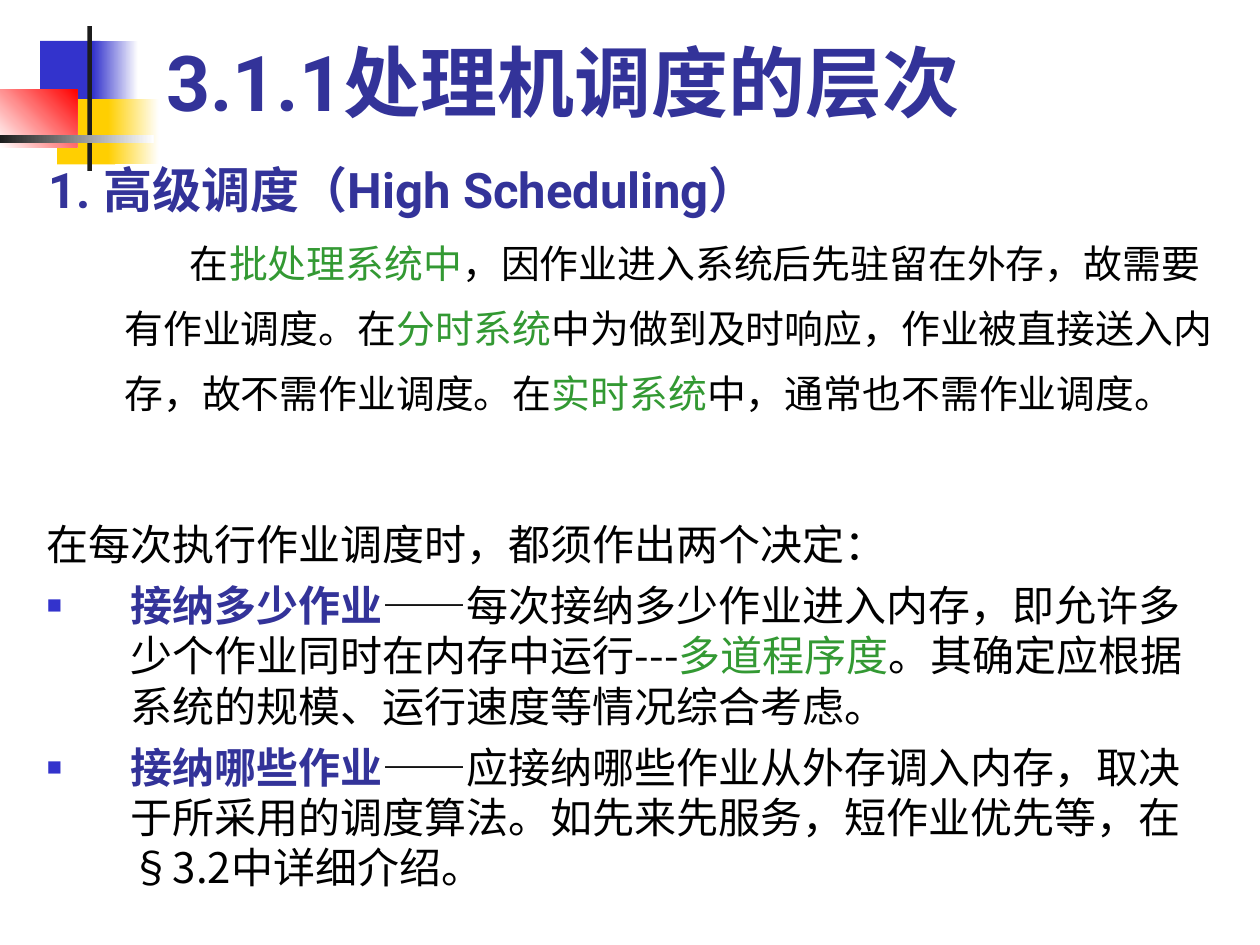
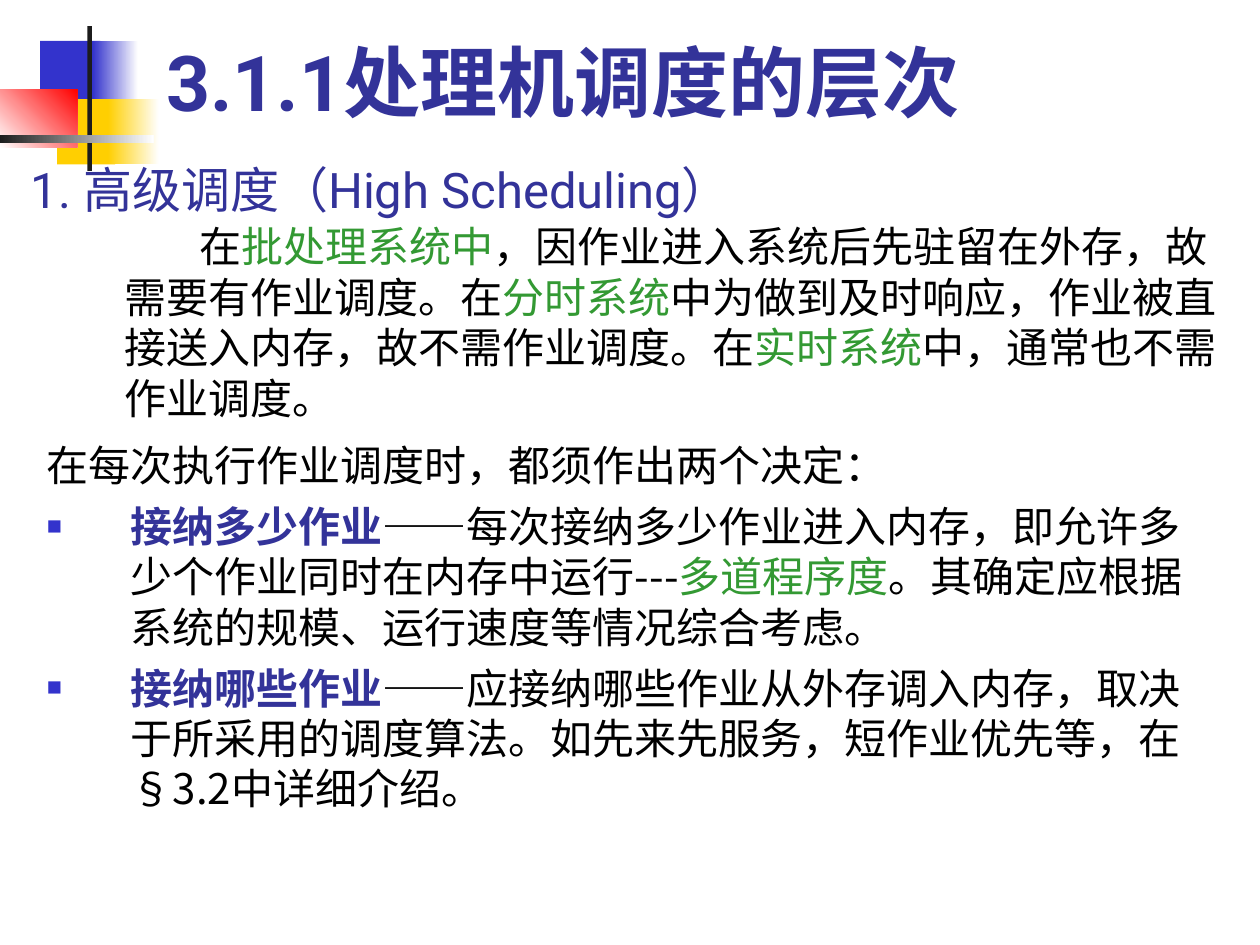
Before and after one commit to edu2act/course-OS, a slide deck: slide 7 of materials/slides/OS_Chap 3.ppt. Drawn at 1260x945 pixels with LibreOffice and Linux fonts; fonts in the diff are those of the drawing. Boxes give left, top, right and bottom in pixels: in the first picture for what was removed or moved away, otherwise in the second. Text is boxed around its words. In the diff, an @@ line names an element or a change of style, - is before the commit and + after.

```diff
--- a/materials/slides/OS_Chap 3.ppt
+++ b/materials/slides/OS_Chap 3.ppt
@@ text "1. 高级调度（High Scheduling）": place and size @@
-text "1. 高级调度（High Scheduling）" at (49, 159, 758, 218)
+text "1. 高级调度（High Scheduling）" at (31, 159, 731, 218)
@@ text "1. 高级调度（High Scheduling）" at (31, 159, 731, 218): bold off @@
@@ text "在批处理系统中，因作业进入系统后先驻留在外存，故需要有作业调度。在分时系统中为做到及时响应，作业被直接送入内存，故不需作 ..." at (124, 226, 1216, 418): size 22.2 to 24 pt; line spacing 1.4 to 1 @@
@@ text "在每次执行作业调度时，都须作出两个决定：": place and size @@
-text "在每次执行作业调度时，都须作出两个决定：" at (47, 524, 1183, 887)
+text "在每次执行作业调度时，都须作出两个决定：" at (47, 445, 1183, 808)
```
Also in this commit, not shown: 69 other slides changed, 13 other files.
